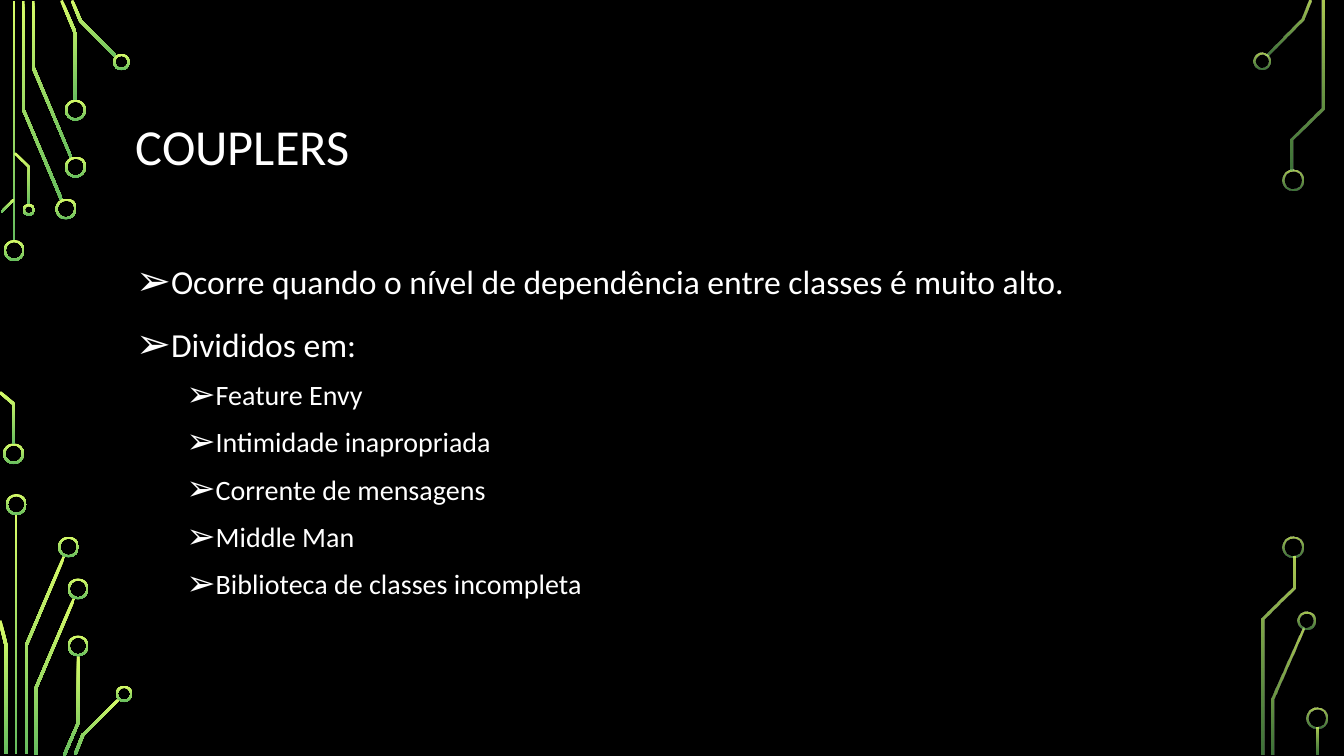
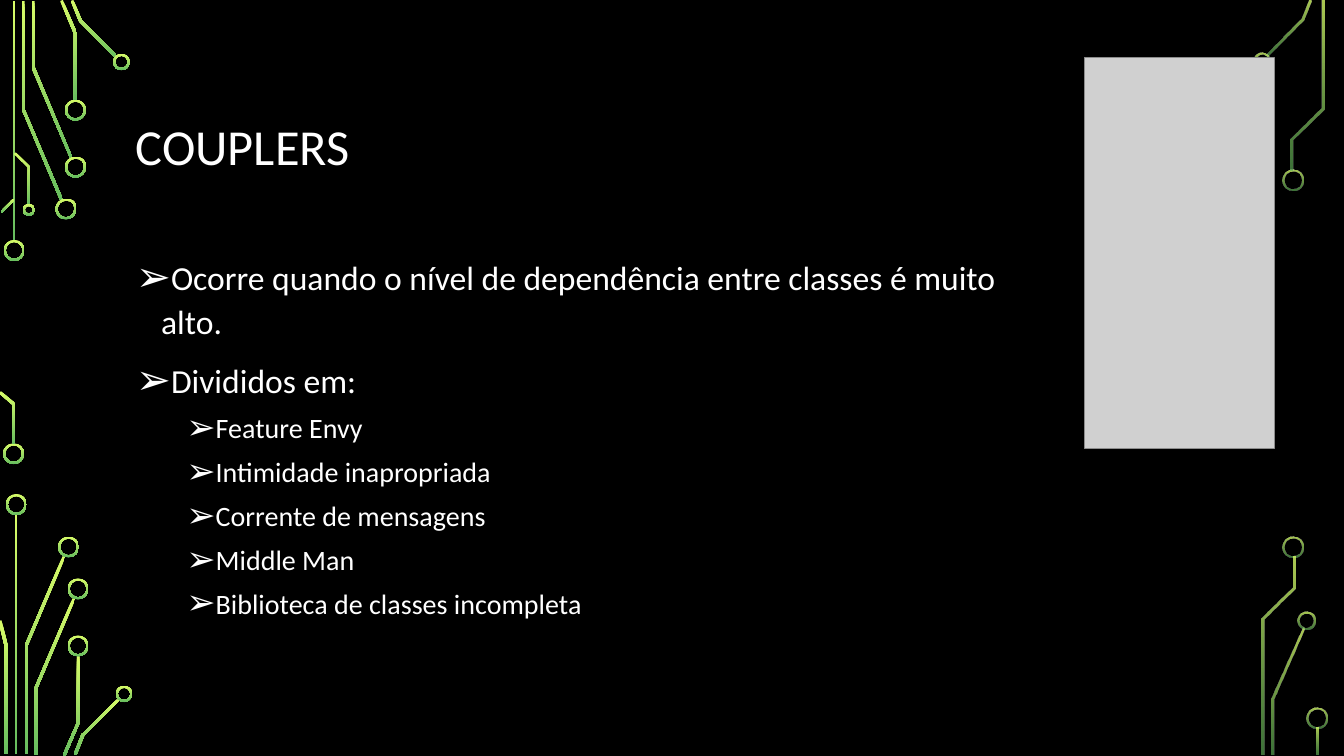
Before and after one commit to Zillyy/engdesoftwareA-elc1069, a slide deck: slide 10 of seminario/ENGENHARIA-DE-SOFTWARE-REFATORAÇÃO.pptx. Drawn at 1344x756 pixels with LibreOffice and Linux fonts; fonts in the diff are those of the drawing; grey boxes stand for pictures; background and template pictures are left out. Boxes give left, top, right and bottom in pixels: in the first picture for what was removed or moved away, otherwise in the second. Text is boxed around its words. In the diff, an @@ line names an element or a change of style, - is before the commit and + after.

```diff
--- a/seminario/ENGENHARIA-DE-SOFTWARE-REFATORAÇÃO.pptx
+++ b/seminario/ENGENHARIA-DE-SOFTWARE-REFATORAÇÃO.pptx
@@ picture added at [1085, 57, 1274, 449] @@
@@ text "Ocorre quando o nível de ..." at [161, 266, 995, 619]: line spacing 1.2 to 1.1 @@
```
Also in this commit, not shown: 5 other slides changed, 5 other files.
